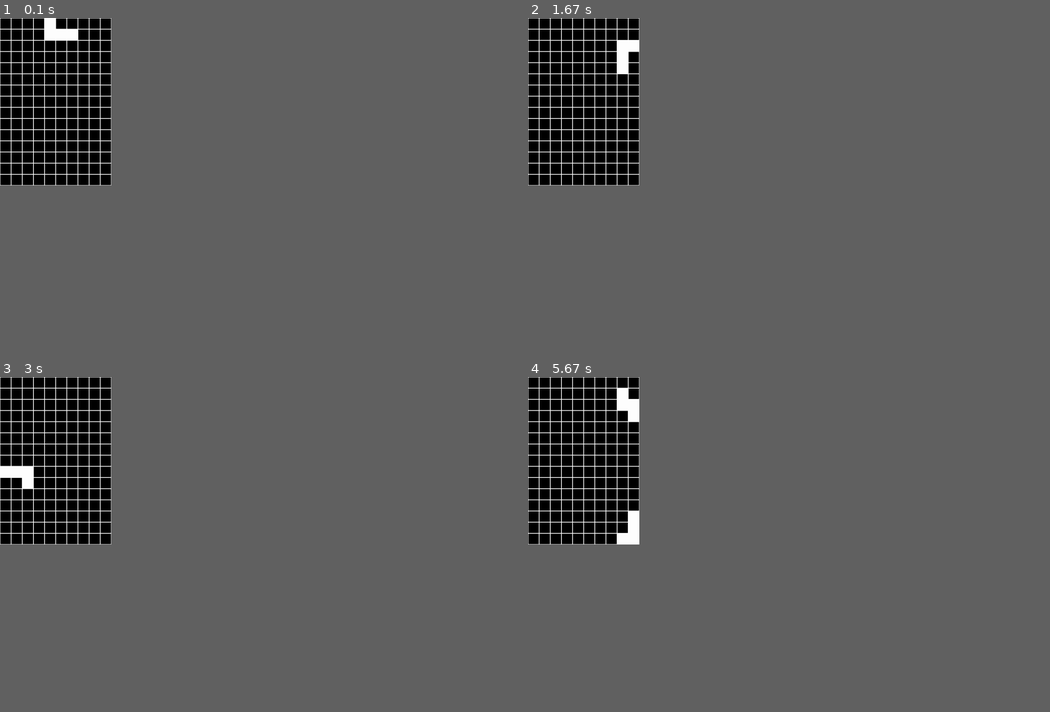
Above: before the commit, frames 1-4 (two rows, left to right).
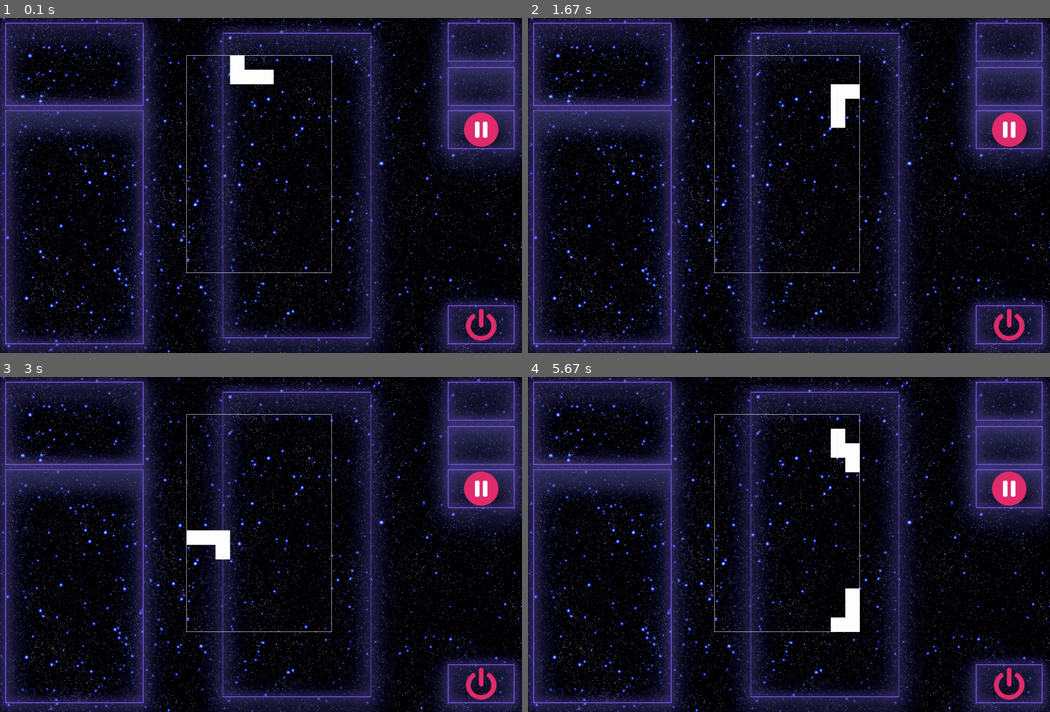
Above: after the commit, the same moments.

Repository: 7CreAtoR7/PyGame
Game: pygame game, started from Tetris/main.py
The game is run twice, just before and just after one commit, with the same random seed, the same clock (stepped at 60 frames per second) and the same inputs.
Inputs:
- Up to frame 1 (0.1 s): no input
- Up to frame 2 (1.67 s): hold E 0.33-0.8 s; hold D 0.33-0.8 s
- Up to frame 3 (3 s): hold A 1.83-2.37 s; tap E at 1.98 s; hold S 2.4-2.7 s; hold A from 2.73 s (still down)
- Up to frame 4 (5.67 s): release A at 3.13 s; hold D 3.17-3.8 s; tap E at 3.32, 4.88 s; hold S 3.83-4.2 s; hold D 4.73-5.2 s; hold D from 5.23 s (still down)
In our replay, the window is 192x289 before the commit and 900x578 after it. These sizes can differ from the game's own. Grey fills any space a smaller window leaves; there, only what the larger window draws over its background counts as a difference.

The runs differ from the first frame. In frame 1, 49% of the frame differs, in the area x 0-100%, y 0-100%; in frame 2, 50%; in frame 3, 49%; in frame 4, 50%.

Commit message:
что то сделал

Diff:
--- a/Tetris/main.py
+++ b/Tetris/main.py
@@ -2,6 +2,7 @@
 import pygame
 import random
 import sqlite3
+import time
 
 
 class Figure:
@@ -17,13 +18,22 @@
         self.blocks = blocks
 
     def get_most_down(self):
-        return max([row for row, col in self.blocks])
+        try:
+            return max([row for row, col in self.blocks])
+        except:
+            exit() # GAME OVER
 
     def get_most_left(self):
-        return min([col for row, col in self.blocks])
+        try:
+            return min([col for row, col in self.blocks])
+        except:
+            exit() # GAME OVER
 
     def get_most_right(self):
-        return max([col for row, col in self.blocks])
+        try:
+            return max([col for row, col in self.blocks])
+        except:
+            exit() # GAME OVER
 
     def move_down(self):
         if self.get_most_down() + 1 >= self.tetris.height:
@@ -221,24 +231,26 @@
 
 
 class Tetris:
-    def __init__(self, width, height, cell_size):
+    def __init__(self, width, height, cell_size, x_offset, y_offset):
         self.width = width
         self.height = height
         self.board = [[0] * width for _ in range(height)]
         self.current_figure = None
+        self.offset = x_offset, y_offset
         self.cell_size = cell_size
         self.score = 0
 
     def add_figure(self, figure):
         col = random.randint(3, self.width - 4)
         self.current_figure = figure(self, (0, col))
-        if self.current_figure == False:
-            exit()  # TODO: Game over!
 
     def tick(self):
+        global next_figure
+
         figure = self.current_figure
         if figure is None:
-            self.add_figure(next(FIGURES_SEQUENCE))
+            self.add_figure(next_figure)
+            next_figure = next(FIGURES_SEQUENCE)
         else:
             if figure.get_most_down() == self.height:
                 self.current_figure = None
@@ -260,15 +272,23 @@
                 self.score += 1000
 
     def render(self, screen):
-        screen.fill((0, 0, 0))
-        cell_size = self.cell_size
+        x, y = self.offset
+        cs = self.cell_size
+
+        screen.blit(bg, (0, 0))
+        pygame.draw.rect(screen,
+                         (255, 255, 255),
+                         ((x, y),
+                          (self.width * cs, self.height * cs)),
+                         1)
+
         for row in range(self.height):
             for col in range(self.width):
-                pygame.draw.rect(screen,
-                                 (255, 255, 255),
-                                 ((col * cell_size, row * cell_size),
-                                  (cell_size, cell_size)),
-                                 not bool(self.board[row][col]))
+                if bool(self.board[row][col]):
+                    pygame.draw.rect(screen,
+                                     (255, 255, 255),
+                                     ((x + col * cs, y + row * cs),
+                                      (cs, cs)))
 
 
 def figures_sequence(figures):
@@ -295,19 +315,26 @@
         score INTEGER
     )""")
 
-    tetris = Tetris(10, 15, 30)
+    tetris = Tetris(10, 15, 39, 500, 100)
+
+    bg = pygame.image.load('data/Game_Form.png')
+
     tetris.add_figure(next(FIGURES_SEQUENCE))
+    next_figure = next(FIGURES_SEQUENCE)
 
     pygame.init()
     pygame.display.set_caption('Тетрис')
-    size = width, height = 300, 450
+    size = width, height = 1400, 900
     screen = pygame.display.set_mode(size)
     clock = pygame.time.Clock()
     fps = 15
     speed = DEFAULT_SPEED
     current_tick = 0
     current_key = None
-    next_figure = None
+    pygame.font.init()
+    font = pygame.font.SysFont('Comic Sans MS', 30)
+
+    start_time = time.time()
 
     running = True
     while running:
@@ -322,9 +349,11 @@
                 if event.key in [97, 100, 115]:
                     current_key = event.key
                 elif event.key == 101:
-                    tetris.current_figure.rotate(3)
+                    if tetris.current_figure is not None:
+                        tetris.current_figure.rotate(3)
                 elif event.key == 113:
-                    tetris.current_figure.rotate(1)
+                    if tetris.current_figure is not None:
+                        tetris.current_figure.rotate(1)
             elif event.type == pygame.KEYUP:
                 if event.key in [97, 100, 115]:
                     current_key = None
@@ -344,6 +373,10 @@
             current_tick = 0
 
         tetris.render(screen)
+
+        timer = time.time() - start_time
+
+
         pygame.display.flip()
 
     pygame.quit()
